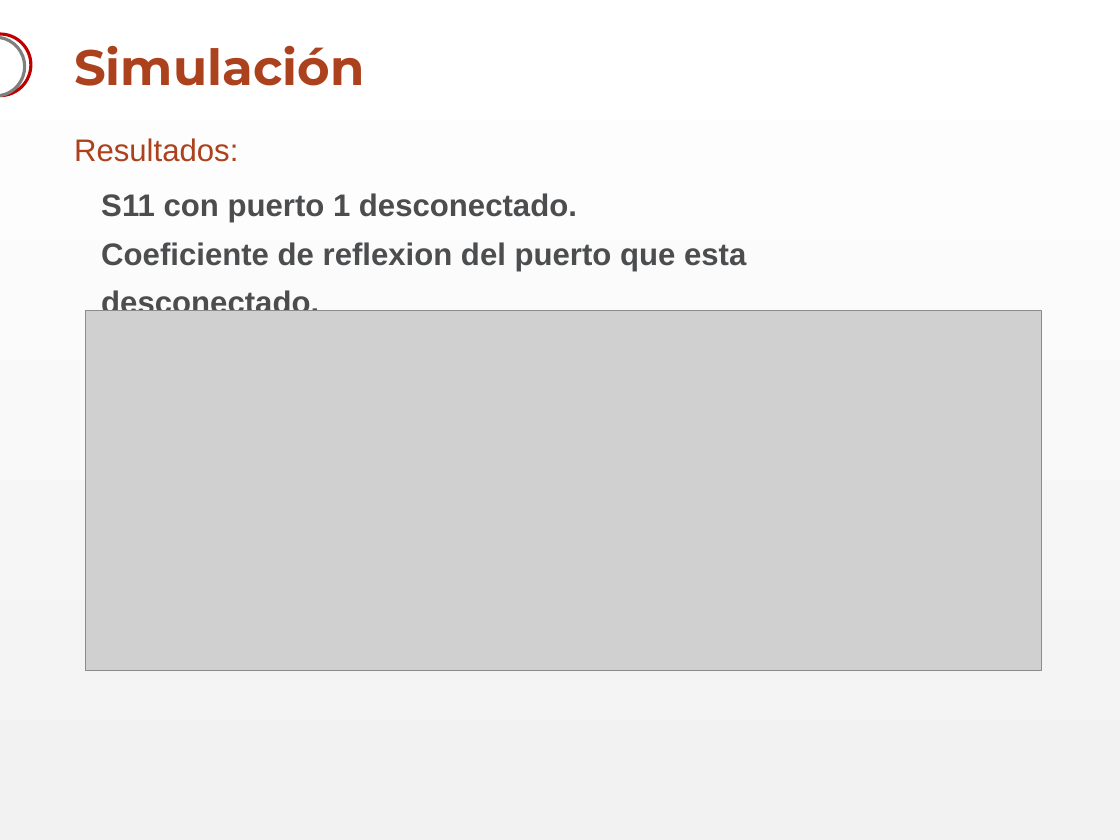
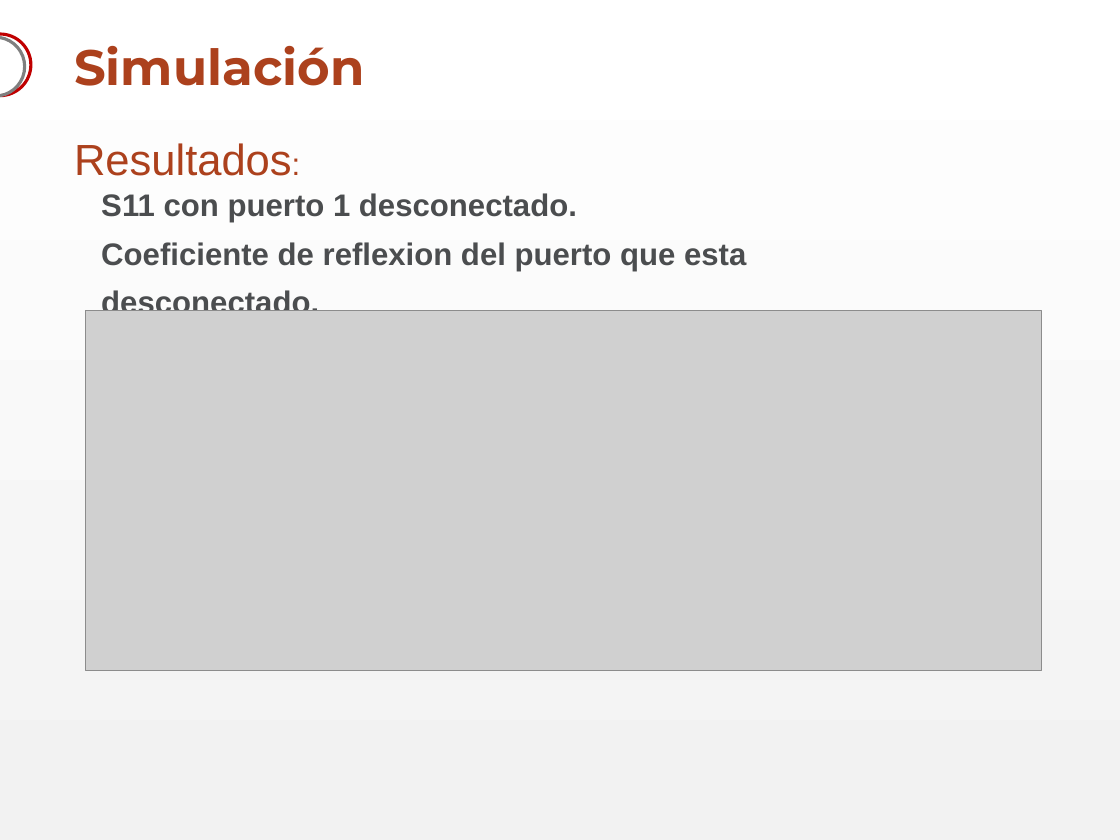
Before and after one commit to akukulanski/RF_Switch_3GHz, a slide deck: slide 9 of Presentación/RF Switch.pptx (slide 8 before the commit). Drawn at 1120x840 pixels with LibreOffice and Linux fonts; fonts in the diff are those of the drawing; grey boxes stand for pictures; background and template pictures are left out. Boxes give left, top, right and bottom in pixels: in the first picture for what was removed or moved away, otherwise in the second. Text is boxed around its words. In the diff, an @@ line names an element or a change of style, - is before the commit and + after.

```diff
--- a/Presentación/RF Switch.pptx
+++ b/Presentación/RF Switch.pptx
@@ text "Resultados:" at (74, 143, 292, 176): size 20 to 28 pt @@
```
Also in this commit, not shown: 3 other slides changed, 2 slides added, 1 slide removed.
